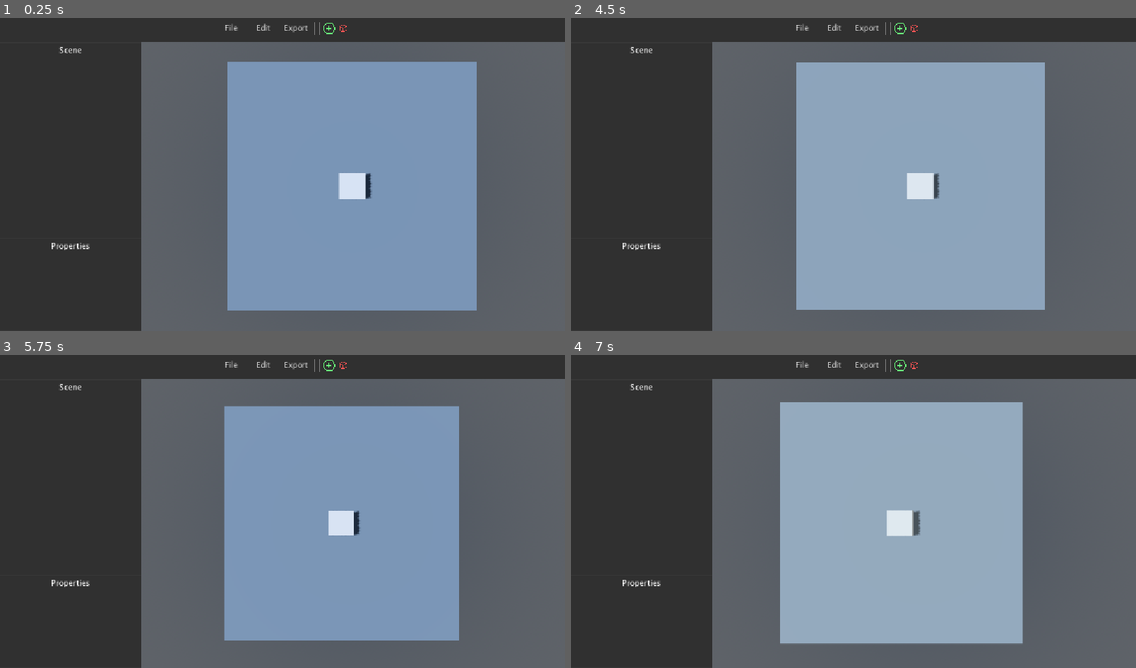
Above: before the commit, frames 1-4 (two rows, left to right).
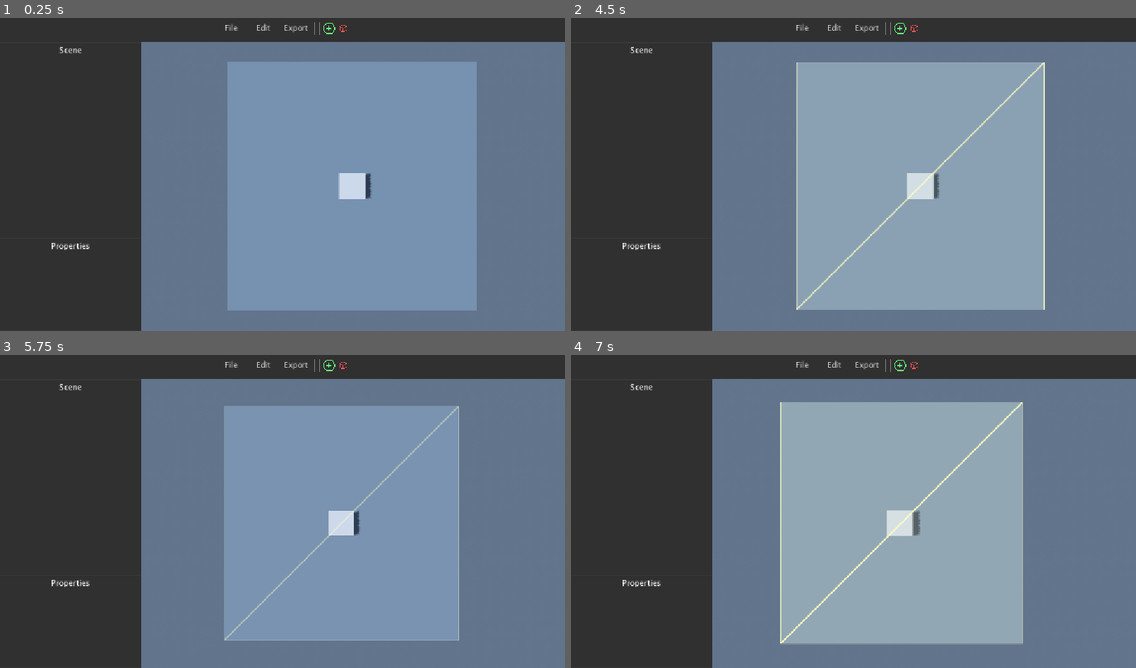
Above: after the commit, the same moments.

Repository: JustTobias31/VoxelisEditor
Game: Godot game, scene res://Main/Editor/UI.tscn
The game is run twice, just before and just after one commit, with the same random seed, the same clock (stepped at 60 frames per second) and the same inputs.
Inputs (mouse positions are in pixels of both pictures, inside the frame that each line leads up to):
- Up to frame 1 (0.25 s): no input
- Up to frame 2 (4.5 s): click "File" at 0.5 s; click "Edit" at 1.25 s; click "Export" at 2 s; click (898, 27) at 2.75 s; click (915, 27) at 3.5 s; tap Enter (down) at 4.25 s; move the mouse to (977, 155) at 4.27 s; hold Right (right) from 4.28 s (still down); click (977, 155) at 4.42 s
- Up to frame 3 (5.75 s): move the mouse to (169, 524) at 5.02 s; release Right (right) at 5.03 s; hold Enter (down) from 5.03 s (still down)
- Up to frame 4 (7 s): move the mouse to (910, 439) at 5.77 s; release Enter (down) at 5.78 s; hold Right (right) 5.78-6.53 s; move the mouse to (825, 574) at 6.52 s; hold Up (up) from 6.53 s (still down); click (825, 574) at 6.67 s

The runs differ from the first frame. In frame 1, 34% of the frame differs, in the area x 25-100%, y 7-100%; in frame 2, 35%; in frame 3, 39%; in frame 4, 37%.

Commit message:
wireframe rendering on select
selecting an object will show its wireframe

Diff:
--- a/Main/Editor/highlight.gdshader
+++ b/Main/Editor/highlight.gdshader
@@ -1,11 +1,30 @@
 shader_type spatial;
 render_mode unshaded, depth_test_disabled, blend_mix;
 uniform bool highlight = false;
+
+varying vec3 bary;
+
+void vertex() {
+    // assign barycentric coords per vertex
+    int idx = VERTEX_ID % 3;
+    if (idx == 0) bary = vec3(1.0, 0.0, 0.0);
+    if (idx == 1) bary = vec3(0.0, 1.0, 0.0);
+    if (idx == 2) bary = vec3(0.0, 0.0, 1.0);
+}
 
 void fragment() {
     ALBEDO = vec3(ALBEDO.x, ALBEDO.y, (ALBEDO.z + 0.5) / 2.0);
 	if (highlight) {
     	ALPHA = sin(TIME*2.0) * 0.1+ 0.1; // 0.0 = fully transparent, 1.0 = fully opaque
+
+		vec3 d = fwidth(bary) * 1.0;
+	    vec3 a = smoothstep(vec3(0.0), d, bary);
+	    float edge = 1.0 - min(a.x, min(a.y, a.z));
+
+		if (edge > 0.0) {
+			ALPHA = sin(TIME*2.0) * 0.3 + 0.7;
+		}
+
 	} else {
 		ALPHA = 0.0;
 	}
--- a/Main/main.tscn
+++ b/Main/main.tscn
@@ -3,11 +3,8 @@
 [ext_resource type="Script" uid="uid://uqk4h1r3vu5k" path="res://Main/Editor/Scripts/Camera.gd" id="1_yh5la"]
 
 [sub_resource type="ProceduralSkyMaterial" id="ProceduralSkyMaterial_yh5la"]
-sky_horizon_color = Color(0.66224277, 0.6717428, 0.6867428, 1)
-sky_energy_multiplier = 0.5
 ground_bottom_color = Color(0.38431373, 0.45490196, 0.54901963, 1)
-ground_curve = 2.0793667
-ground_energy_multiplier = 0.5
+ground_curve = 0.045947976
 
 [sub_resource type="Sky" id="Sky_2w1kt"]
 sky_material = SubResource("ProceduralSkyMaterial_yh5la")
@@ -15,7 +12,6 @@
 [sub_resource type="Environment" id="Environment_qvhan"]
 background_mode = 2
 sky = SubResource("Sky_2w1kt")
-tonemap_mode = 2
 
 [node name="Node3D" type="Node3D" unique_id=2092636286]
 
@@ -31,8 +27,3 @@
 transform = Transform3D(1, 0, 0, 0, -4.371139e-08, 1, 0, -1, -4.371139e-08, 0.49222136, 86.35431, 0.29448056)
 current = true
 script = ExtResource("1_yh5la")
-
-[node name="Ray" type="RayCast3D" parent="Camera3D" unique_id=873251477]
-transform = Transform3D(1, 0, 0, 0, -4.371139e-08, -1, 0, 1, -4.371139e-08, 0, 0, 0)
-target_position = Vector3(0, -100, 0)
-collide_with_areas = true
